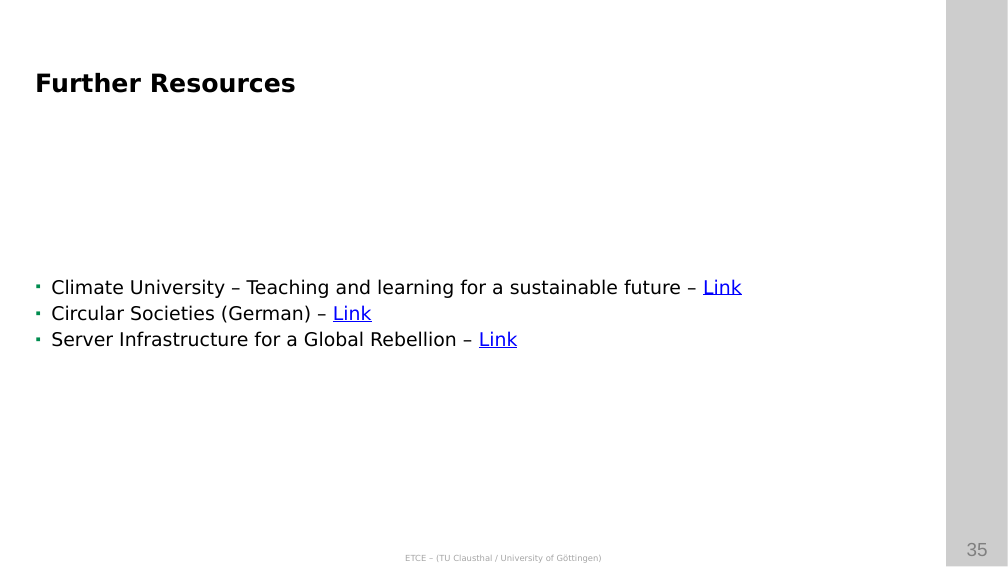
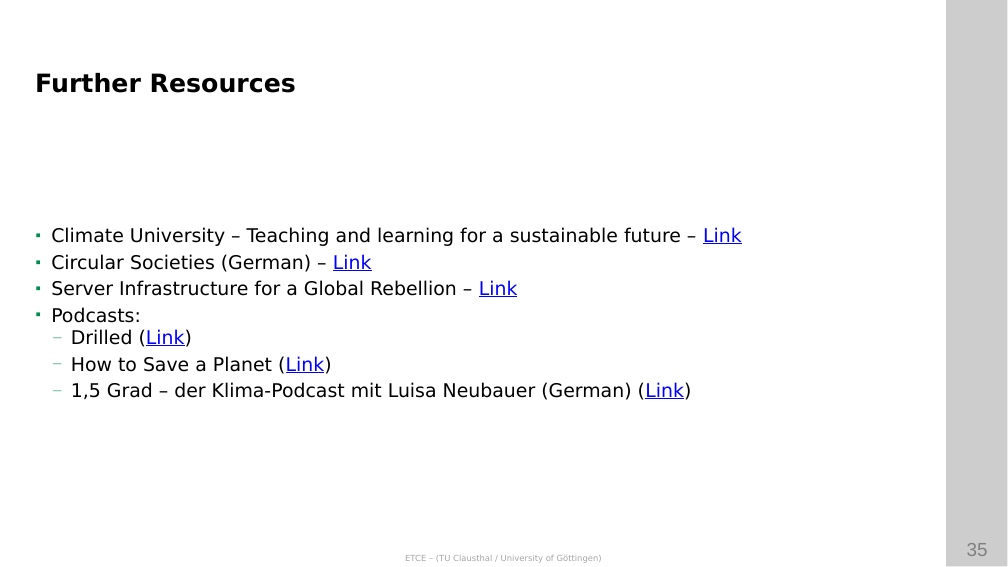
Before and after one commit to ETCE-LAB/teaching-material, a slide deck: slide 35 of Emerging-Technologies-for-the-Circular-Economy/ETCE-L00-Organization.pptx. Drawn at 1008x567 pixels with LibreOffice and Linux fonts; fonts in the diff are those of the drawing; background and template pictures are left out. Boxes give left, top, right and bottom in pixels: in the first picture for what was removed or moved away, otherwise in the second. Text is boxed around its words. In the diff, an @@ line names an element or a change of style, - is before the commit and + after.

Commit message:
+ added LTG L00 slides * updated LTG Readme

```diff
--- a/Emerging-Technologies-for-the-Circular-Economy/ETCE-L00-Organization.pptx
+++ b/Emerging-Technologies-for-the-Circular-Economy/ETCE-L00-Organization.pptx
@@ text at <box>51,307,692,400</box>: paragraphs added @@
+▪ Podcasts:
+  — Drilled (Link)
+  — How to Save a Planet (Link)
+  — 1,5 Grad – der Klima-Podcast mit Luisa Neubauer (German) (Link)
```
Also in this commit, not shown: 5 other files.
